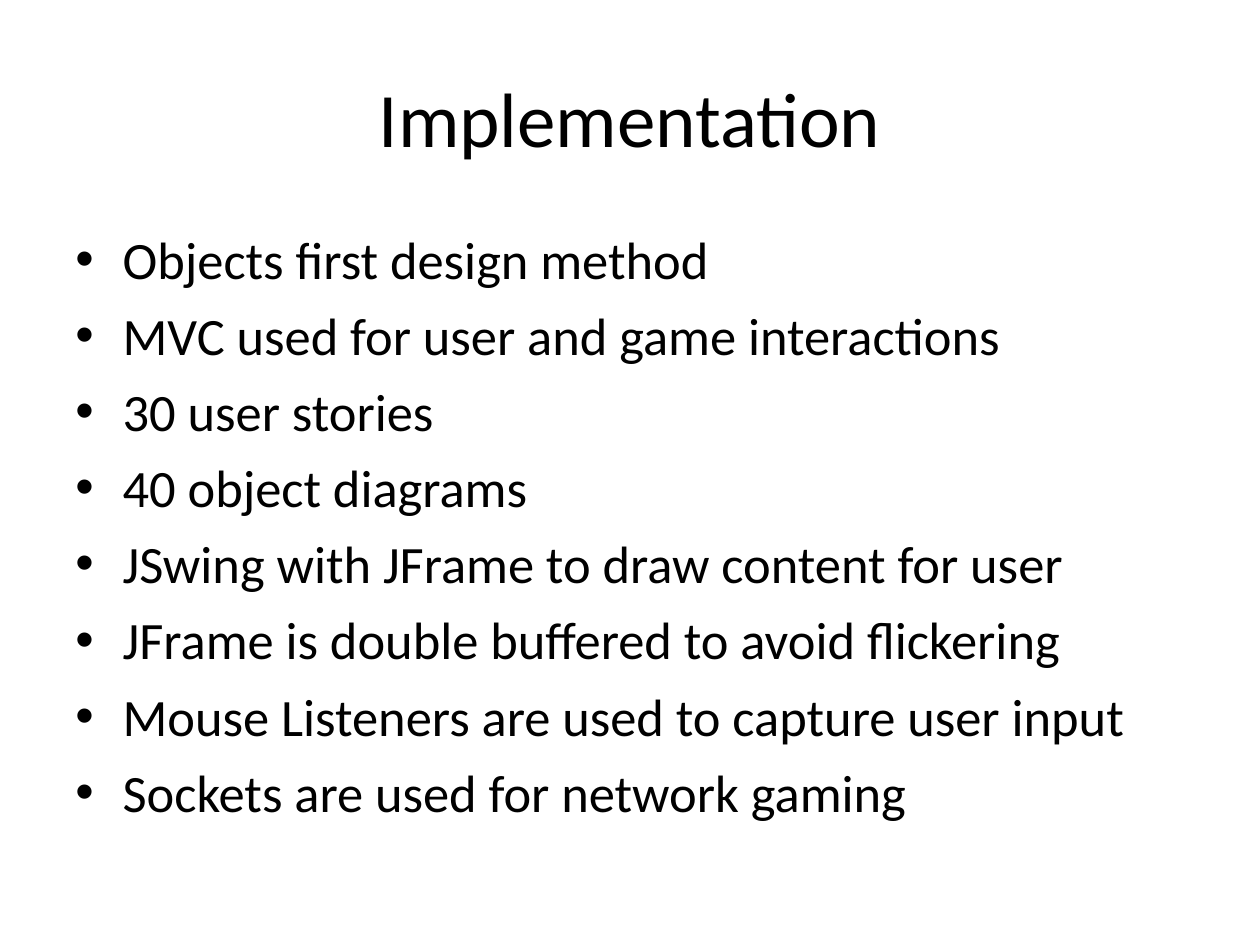
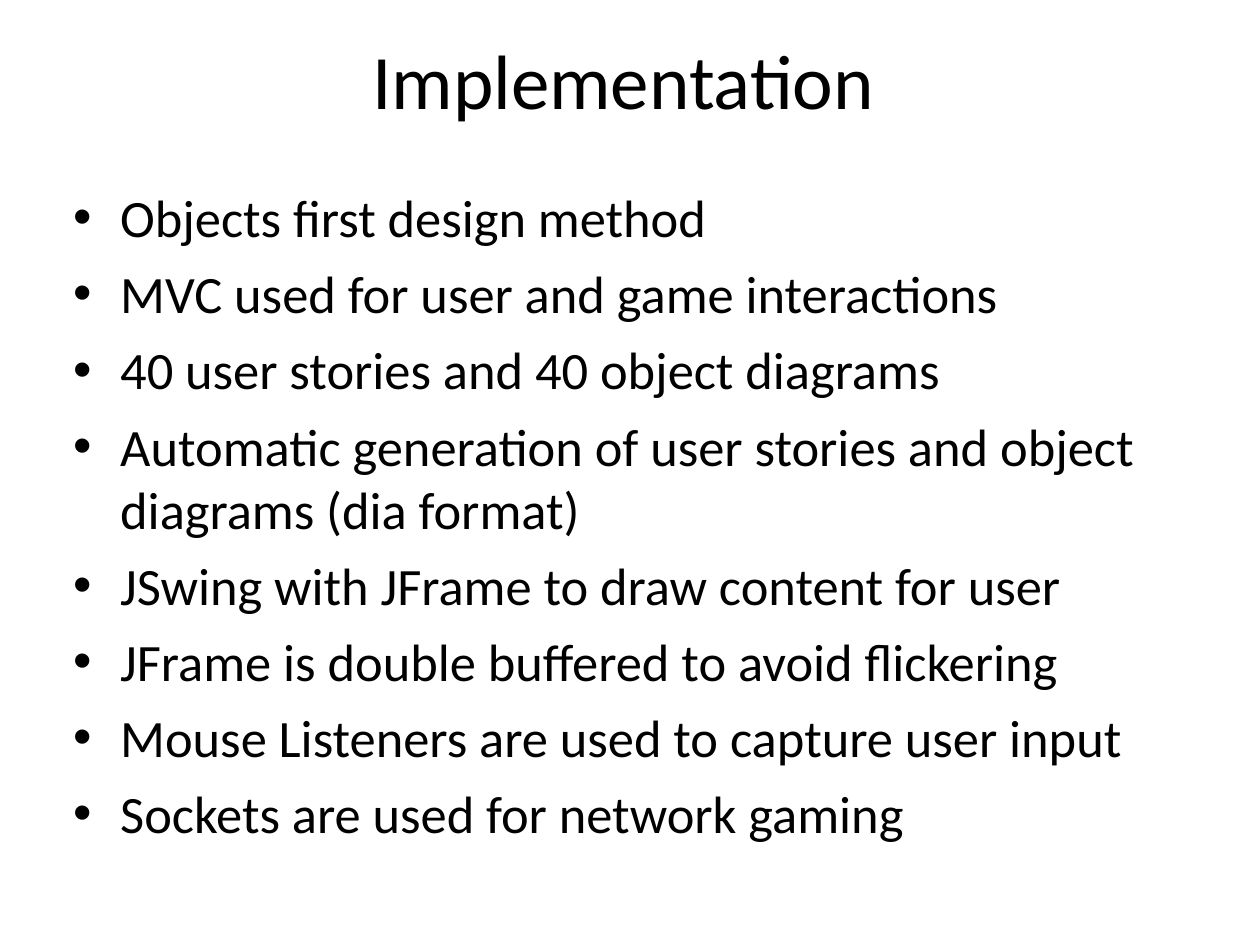
Before and after one commit to allanr/SModel, a slide deck: slide 5 of doc/Project_Report_Presentation.ppt. Drawn at 1260x945 pixels with LibreOffice and Linux fonts; fonts in the diff are those of the drawing. Boxes give left, top, right and bottom in pixels: in the first picture for what was removed or moved away, otherwise in the second. Text is boxed around its words. In the diff, an @@ line names an element or a change of style, - is before the commit and + after.

Commit message:
we have 40 user stories and 40 object diagrams. user stories and object diagrams are automatically generated

```diff
--- a/doc/Project_Report_Presentation.ppt
+++ b/doc/Project_Report_Presentation.ppt
@@ text "Implementation": place and size @@
-text "Implementation" at [379,93,881,160]
+text "Implementation" at [372,55,874,122]
@@ text "Objects first design method": place and size @@
-text "Objects first design method" at [123,242,1124,821]
+text "Objects first design method" at [120,200,1134,842]
@@ text at [120,200,1121,842]: indent changed @@
@@ text at [120,352,1134,538]: text changed @@
-• 30 user stories
-• 40 object diagrams
+• 40 user stories and 40 object diagrams
+• Automatic generation of user stories and object diagrams (dia format)
```
Also in this commit, not shown: 2 other slides changed.
